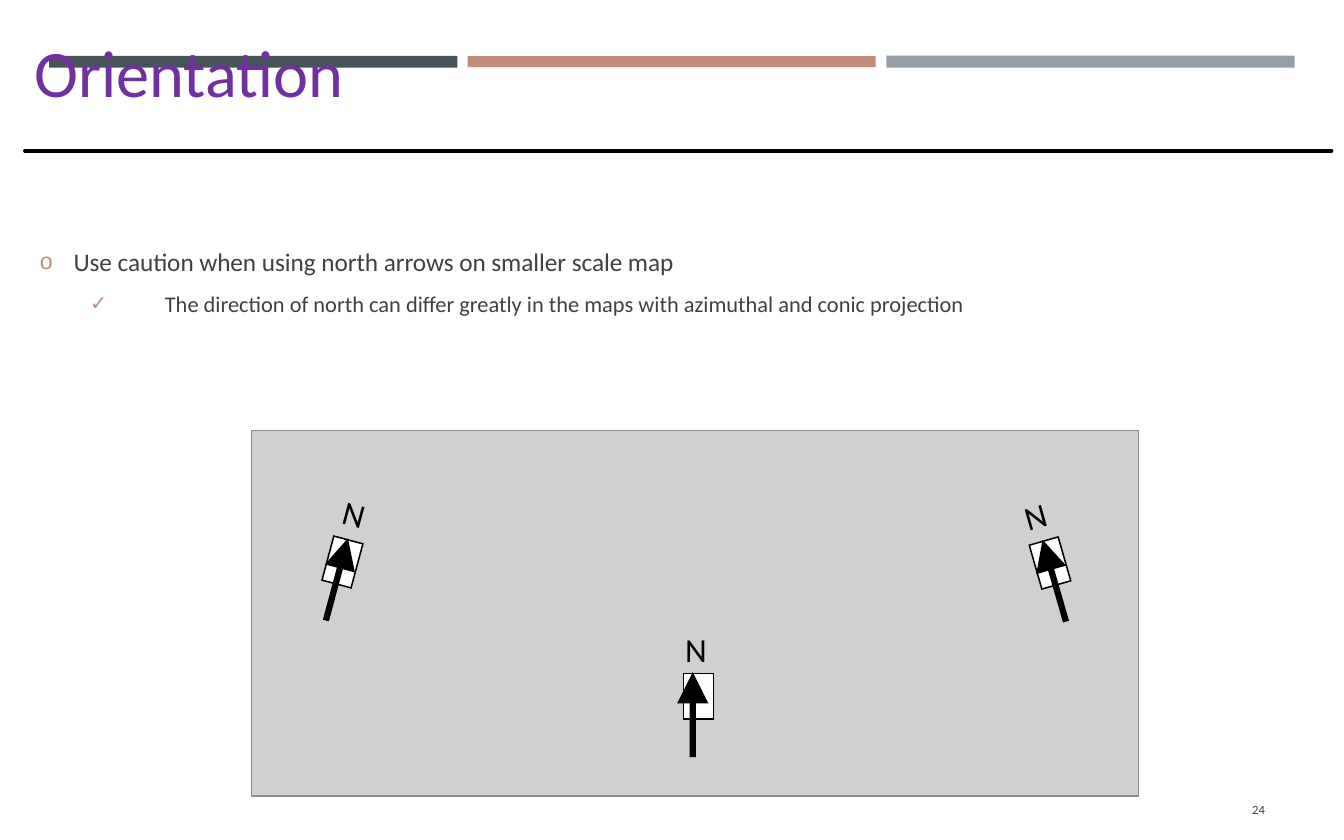
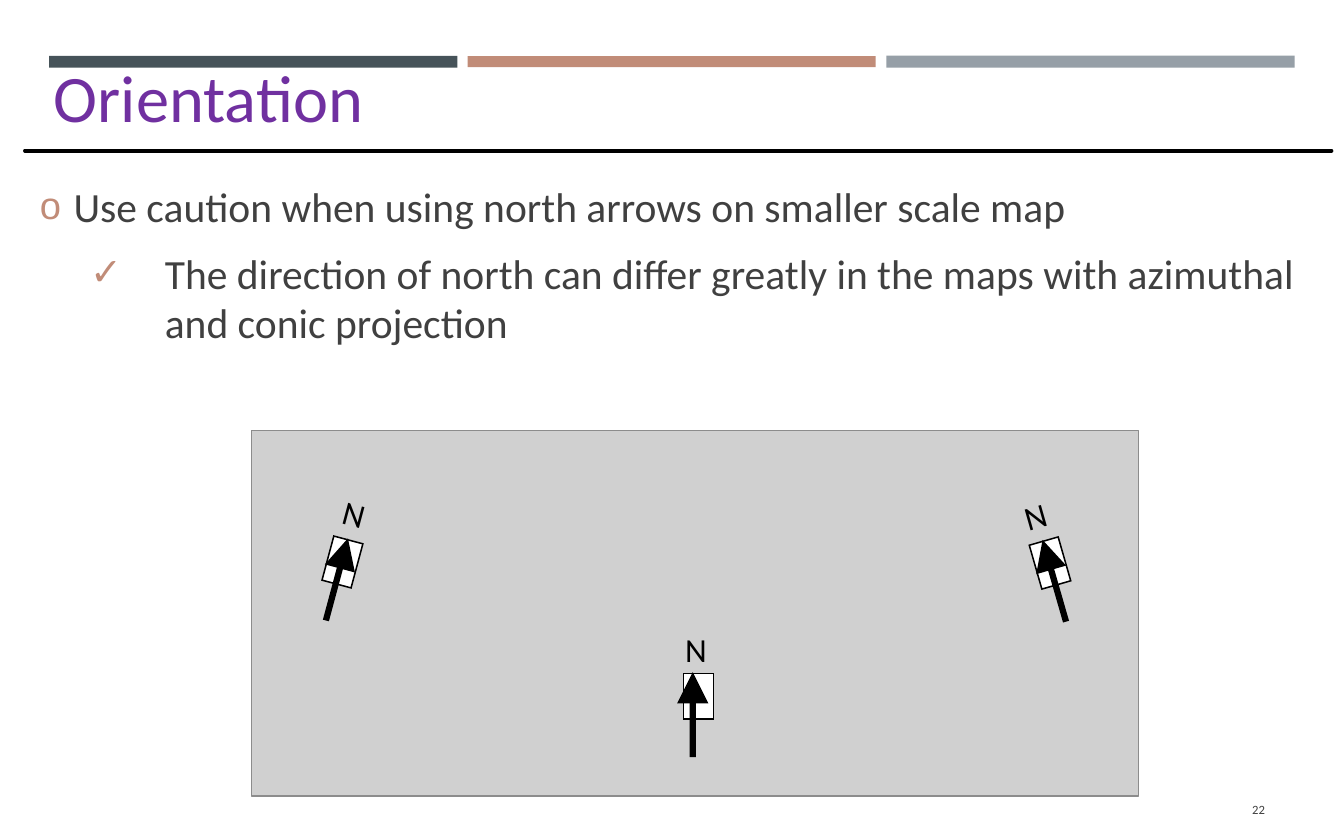
Before and after one commit to gisynw/GIS_I, a slide deck: slide 22 of docs/Lectures/Week07/Lecture07_GEOG2475_Thursday.pptx (slide 24 before the commit). Drawn at 1344x840 pixels with LibreOffice and Linux fonts; fonts in the diff are those of the drawing; grey boxes stand for pictures. Boxes give left, top, right and bottom in pixels: in the first picture for what was removed or moved away, otherwise in the second. Text is boxed around its words. In the diff, an @@ line names an element or a change of style, - is before the commit and + after.

```diff
--- a/docs/Lectures/Week07/Lecture07_GEOG2475_Thursday.pptx
+++ b/docs/Lectures/Week07/Lecture07_GEOG2475_Thursday.pptx
@@ text "Orientation": place and size @@
-text "Orientation" at box(34, 51, 343, 98)
+text "Orientation" at box(54, 76, 363, 123)
@@ text "Use caution when using north ..." at box(74, 193, 1294, 345): size 12.2 to 20 pt in "Use caution when using north arrows on ..."; size 10.8 to 20 pt in "The direction of north can differ greatly ..."; more space between paragraphs @@
@@ page number at box(1252, 806, 1265, 814): text changed @@
-24
+22
```
Also in this commit, not shown: 11 other slides changed, 3 slides removed.
